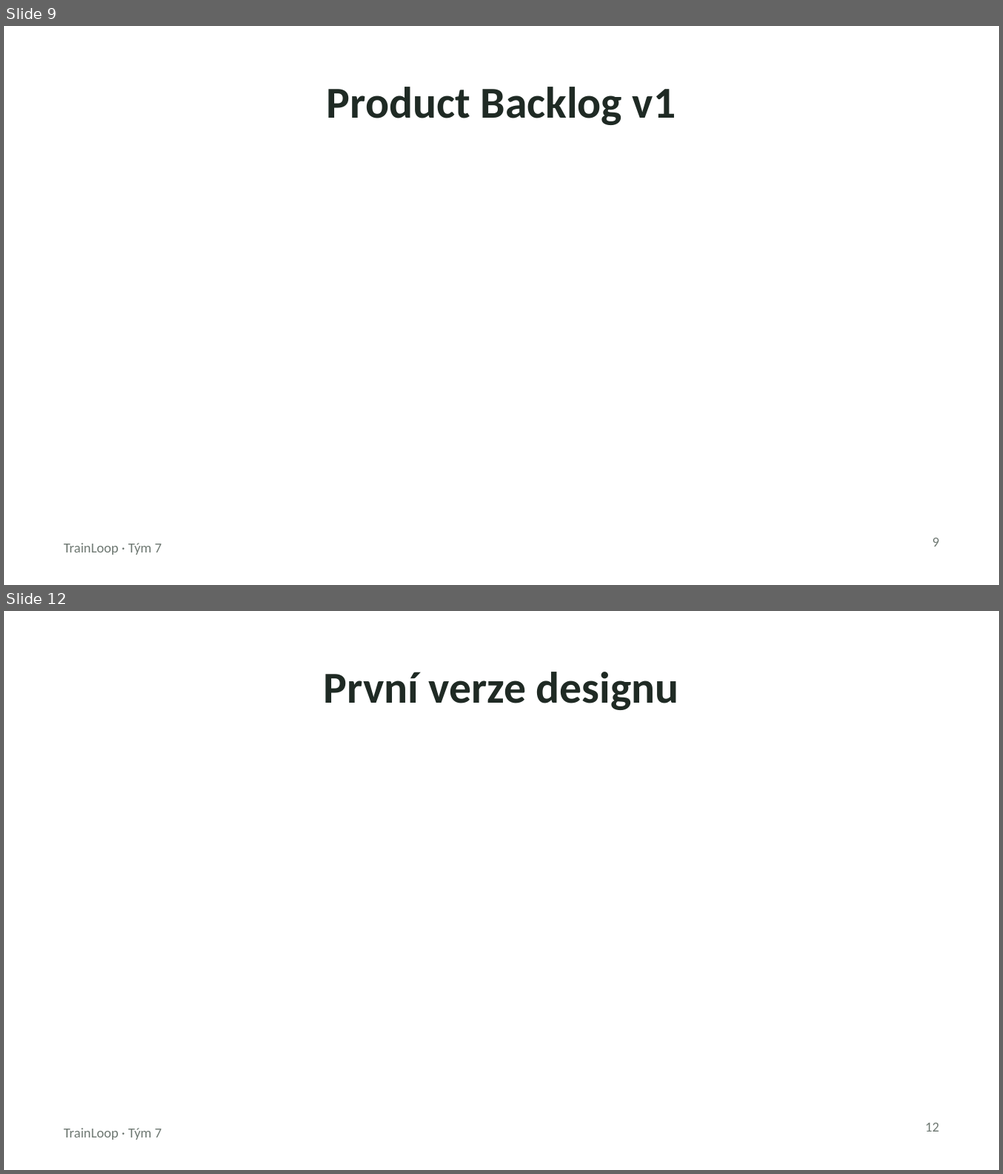
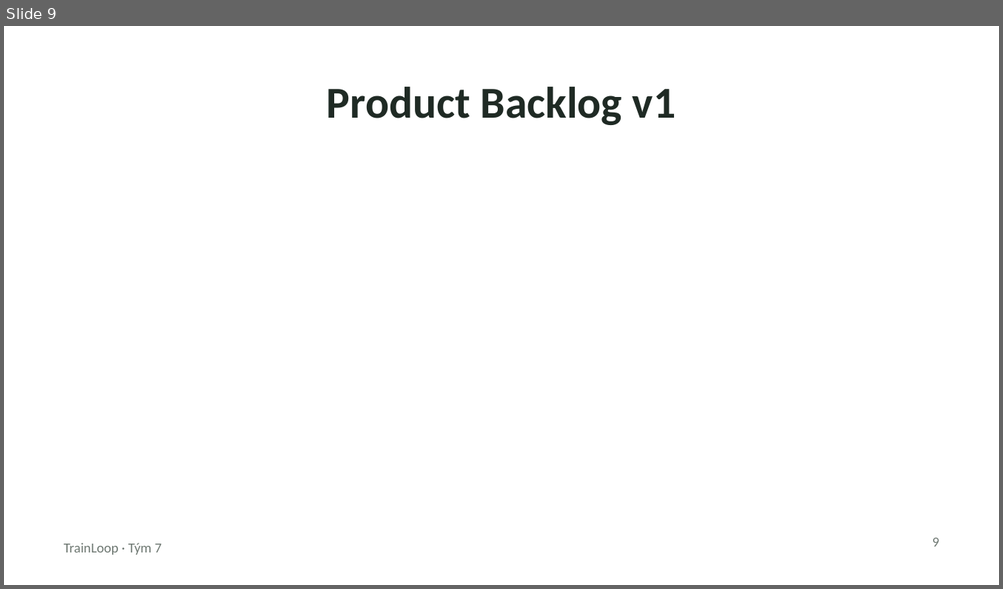
Before and after one commit to applifting-vsecourse/team-7, a slide deck: Docs/TrainLoop_prezentace.pptx. Shown one above the other, each under a label of ours: slides 9 and 12 before the commit, slide 9 after it; the slides between them are not shown. The pictures are 1003x1174 and 1003x589 pixels, drawn with LibreOffice and Linux fonts; fonts in the diff are those of the drawing. Boxes give left, top, right and bottom in pixels: in the first picture for what was removed or moved away, otherwise in the second. Text is boxed around its words. In the diff, an @@ line names an element or a change of style, - is before the commit and + after.

```diff
--- a/Docs/TrainLoop_prezentace.pptx
+++ b/Docs/TrainLoop_prezentace.pptx
@@ slide 12 removed at [4,611,999,1170], background #FFFFFF; not listed: 1 template element that a slide beside it also shows @@
@@ title removed at [324,672,679,710] @@
-První verze designu
@@ page number removed at [925,1123,939,1132] @@
-12
```
Also in this commit, not shown: 2 slides changed, 1 slide added, 2 other slides removed, 1 other file.
